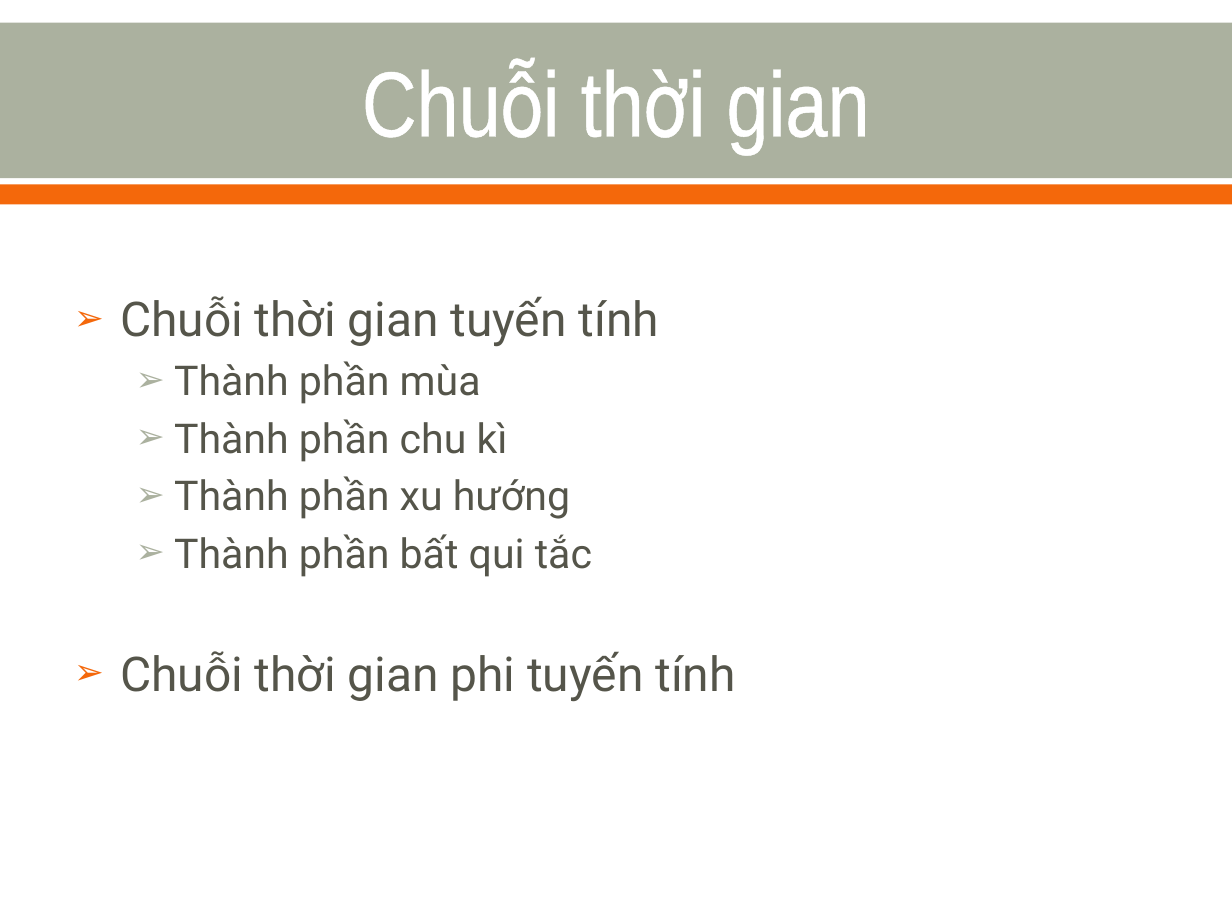
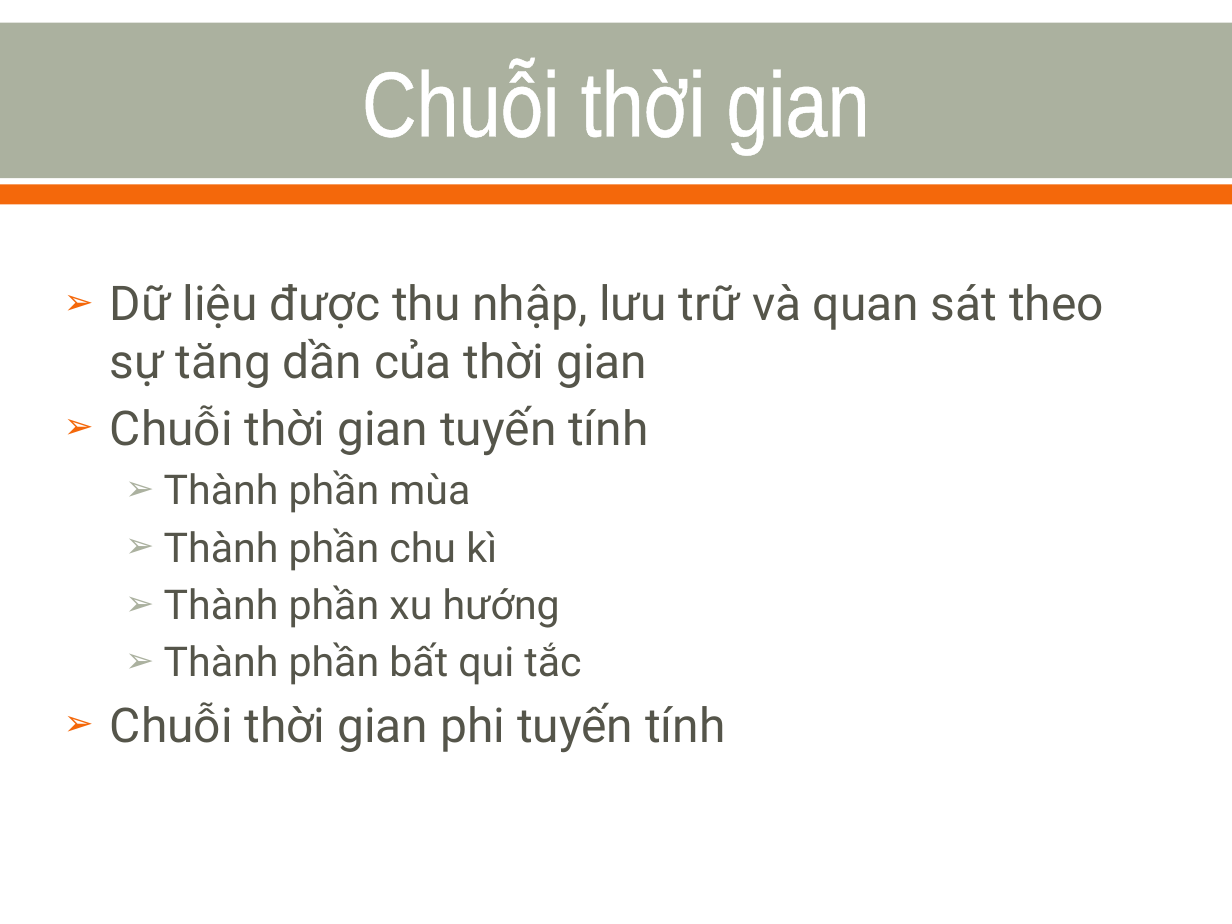
Before and after one commit to nvtthai/forecast-time-series, a slide deck: slide 5 of Report/Presentation.ppt (slide 6 before the commit). Drawn at 1232x924 pixels with LibreOffice and Linux fonts; fonts in the diff are those of the drawing. Boxes give left, top, right and bottom in pixels: in the first picture for what was removed or moved away, otherwise in the second. Text is boxed around its words. In the diff, an @@ line names an element or a change of style, - is before the commit and + after.

```diff
--- a/Report/Presentation.ppt
+++ b/Report/Presentation.ppt
@@ text "Dữ liệu được thu nhập, ...": place and size @@
-text "Dữ liệu được thu nhập, ..." at (120,296,735,701)
+text "Dữ liệu được thu nhập, ..." at (110,284,1104,752)
@@ text at (110,284,1104,388): paragraph added @@
+➢ Dữ liệu được thu nhập, lưu trữ và quan sát theo sự tăng dần của thời gian
```
Also in this commit, not shown: 10 other slides changed, 5 slides added, 11 slides removed.
